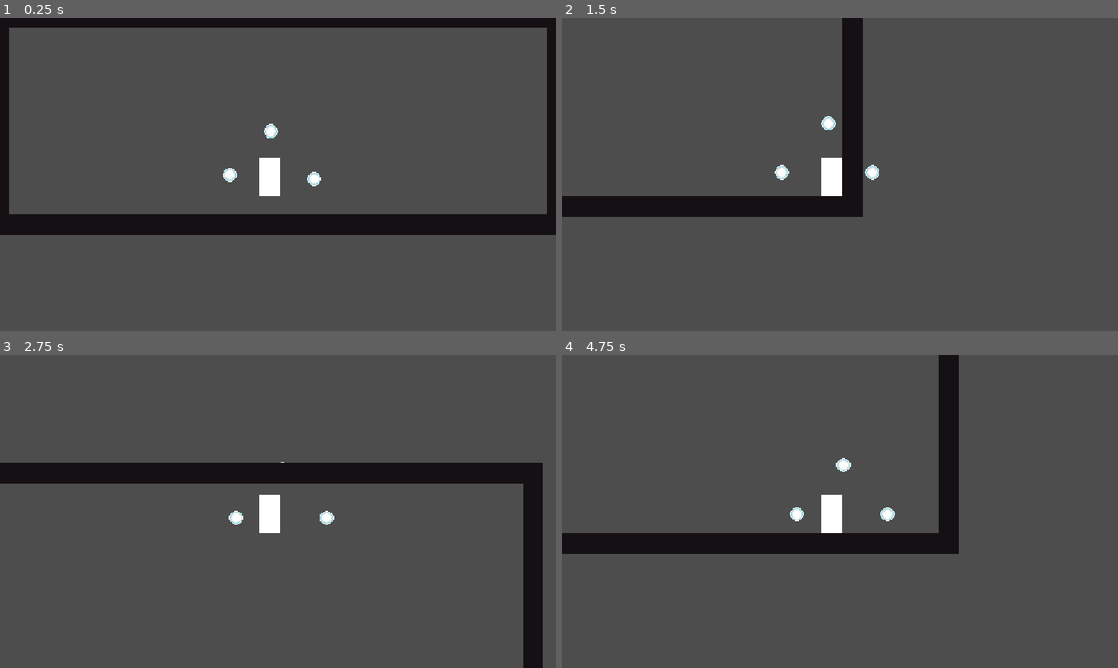
Above: before the commit, frames 1-4 (two rows, left to right).
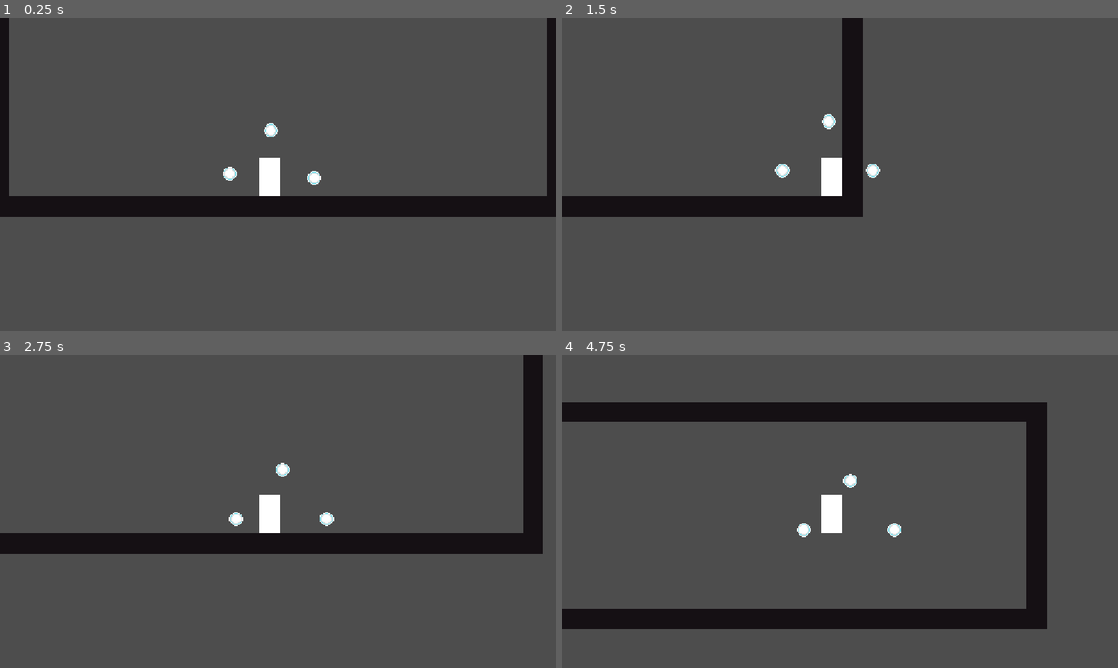
Above: after the commit, the same moments.

Repository: Timi865/Microvania
Game: Godot game, scene res://Scenes/game.tscn
The game is run twice, just before and just after one commit, with the same random seed, the same clock (stepped at 60 frames per second) and the same inputs.
Inputs:
- Up to frame 1 (0.25 s): no input
- Up to frame 2 (1.5 s): hold Right (Move_right) from 0.53 s (still down); tap C (dash) at 0.6, 1.35 s; tap Space (Jump) at 0.77 s
- Up to frame 3 (2.75 s): tap Space (Jump) at 1.52 s; release Right (Move_right) at 2.03 s; hold Left (Move_left) from 2.03 s (still down); tap C (dash) at 2.1 s
- Up to frame 4 (4.75 s): release Left (Move_left) at 2.78 s; hold Right (Move_right) 2.78-4.28 s; tap C (dash) at 2.85, 3.6, 4.35 s; tap Space (Jump) at 3.02, 3.77, 4.52 s; hold Left (Move_left) from 4.28 s (still down)

The runs differ from the first frame. In frame 1, 15% of the frame differs, in the area x 0-100%, y 0-70%; in frame 2, 0.2%; in frame 3, 15%; in frame 4, 20%, in the area x 0-88%, y 0-88%.

Commit message:
Reversed last commit

Diff:
--- a/Scripts/character_body_2d.gd
+++ b/Scripts/character_body_2d.gd
@@ -35,7 +35,7 @@
 	if is_on_floor() and Input.is_action_just_pressed("Jump"):
 		velocity.y = JUMP_HEIGHT
 
-	velocity.y += GRAVITY * delta
+	velocity.y += GRAVITY
 
 	if dash_unlocked:
 		_dash_logic(delta)
